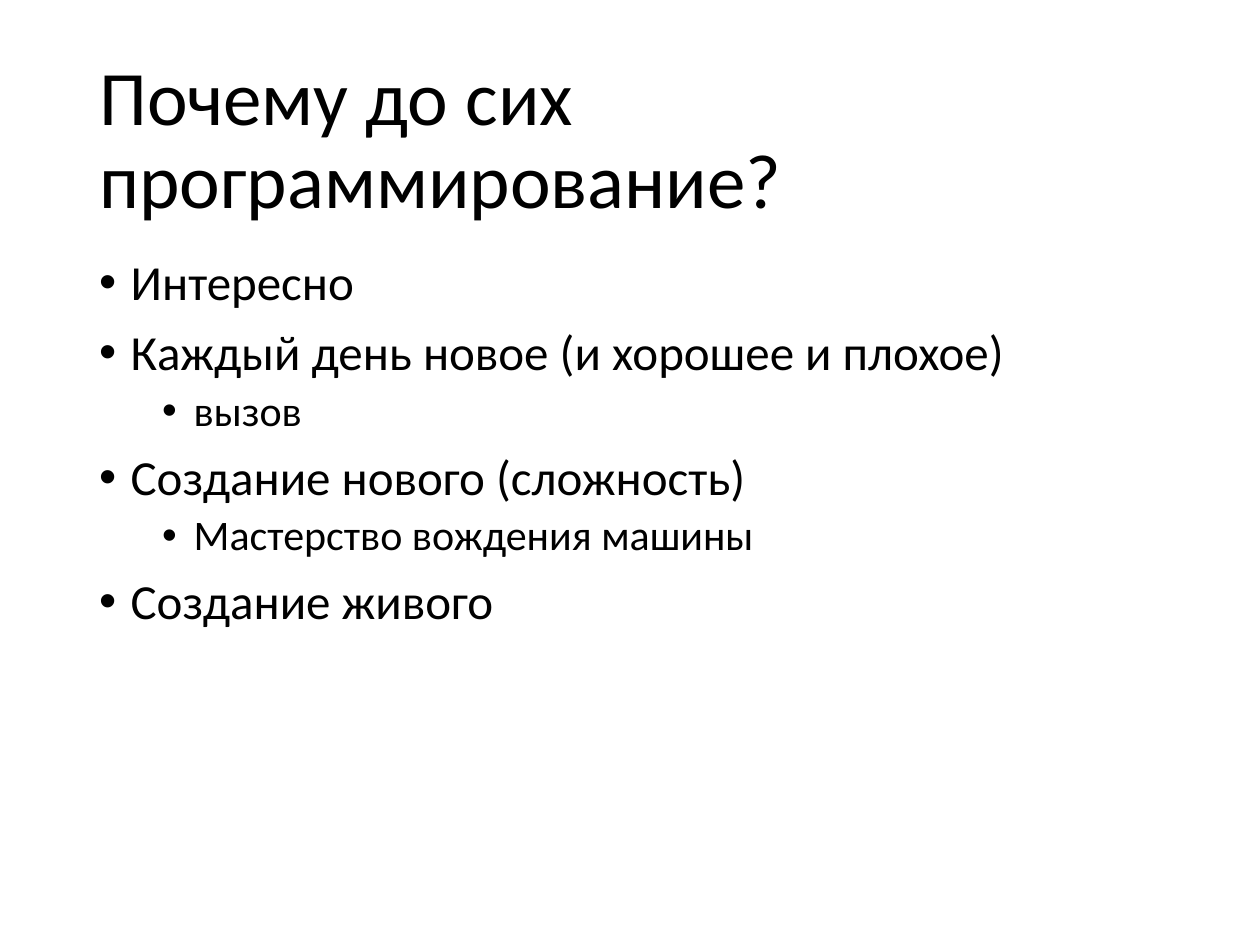
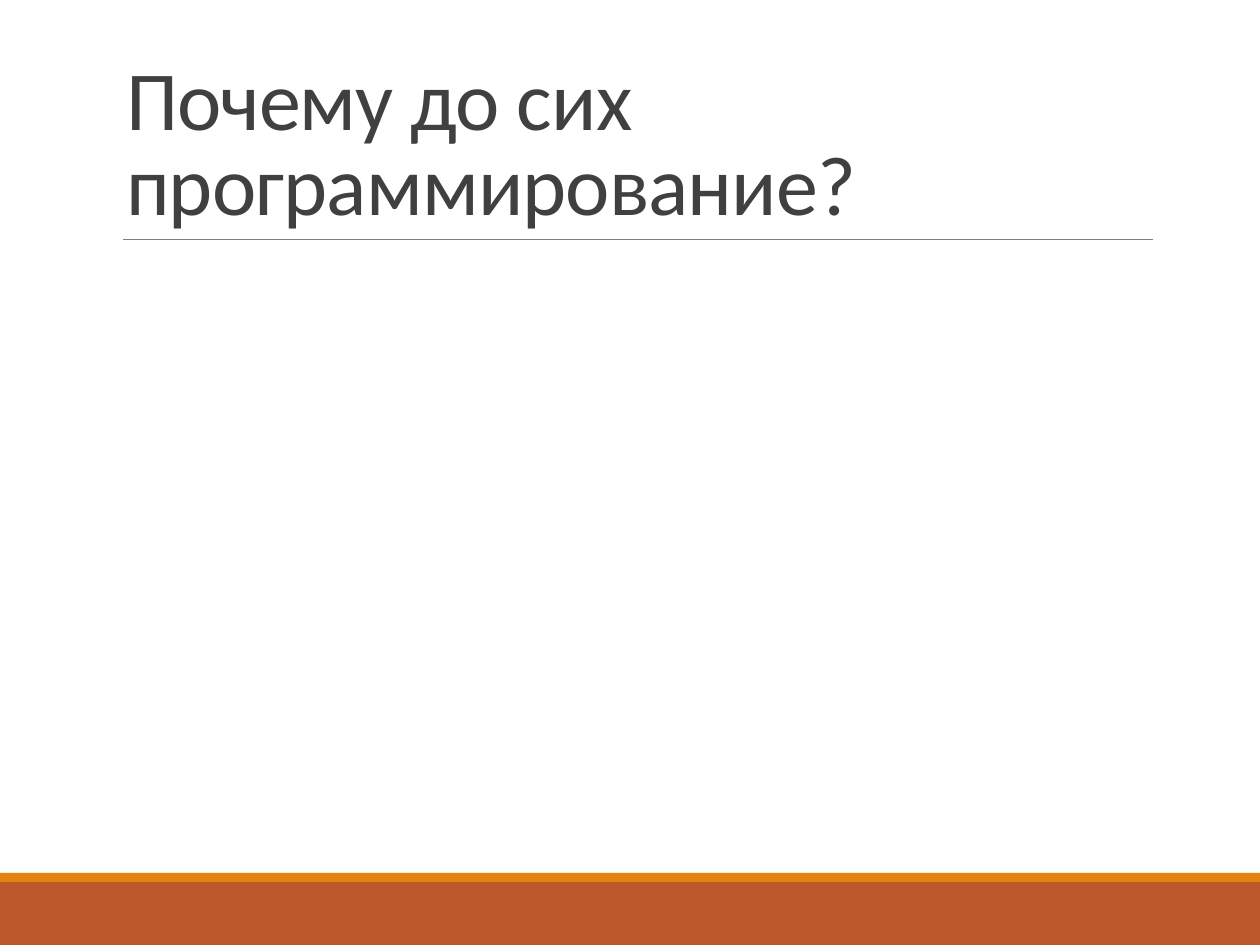
Before and after one commit to vitali-kviatkouski/personal, a slide deck: slide 4 of epamkids/EPAMKids.pptx. Drawn at 1260x945 pixels with LibreOffice and Linux fonts; fonts in the diff are those of the drawing. Boxes give left, top, right and bottom in pixels: in the first picture for what was removed or moved away, otherwise in the second. Text is boxed around its words. In the diff, an @@ line names an element or a change of style, - is before the commit and + after.

```diff
--- a/epamkids/EPAMKids.pptx
+++ b/epamkids/EPAMKids.pptx
@@ title "Почему до сих программирование?": place and size @@
-title "Почему до сих программирование?" at (99, 75, 781, 221)
+title "Почему до сих программирование?" at (126, 76, 856, 229)
@@ title "Почему до сих программирование?" at (126, 76, 856, 229): size 44 to 48 pt, text colour #000000 to #404040, letter spacing 0 to -0.5 pt; line spacing 0.9 to 0.85; vertical alignment middle to bottom @@
@@ line added from (123, 239) to (1153, 239), #808080 0.5 pt @@
@@ text removed at (131, 268, 1004, 627) @@
-• Интересно
-• Каждый день новое (и хорошее и плохое)
-  • вызов
-• Создание нового (сложность)
-  • Мастерство вождения машины
-• Создание живого
@@ rectangle added at (0, 882, 1260, 945), fill #BD582C @@
@@ rectangle added at (0, 873, 1260, 882), fill #E48312 @@
```
Also in this commit, not shown: 20 other slides changed, 5 slides added, 7 slides removed, 1 other file.
